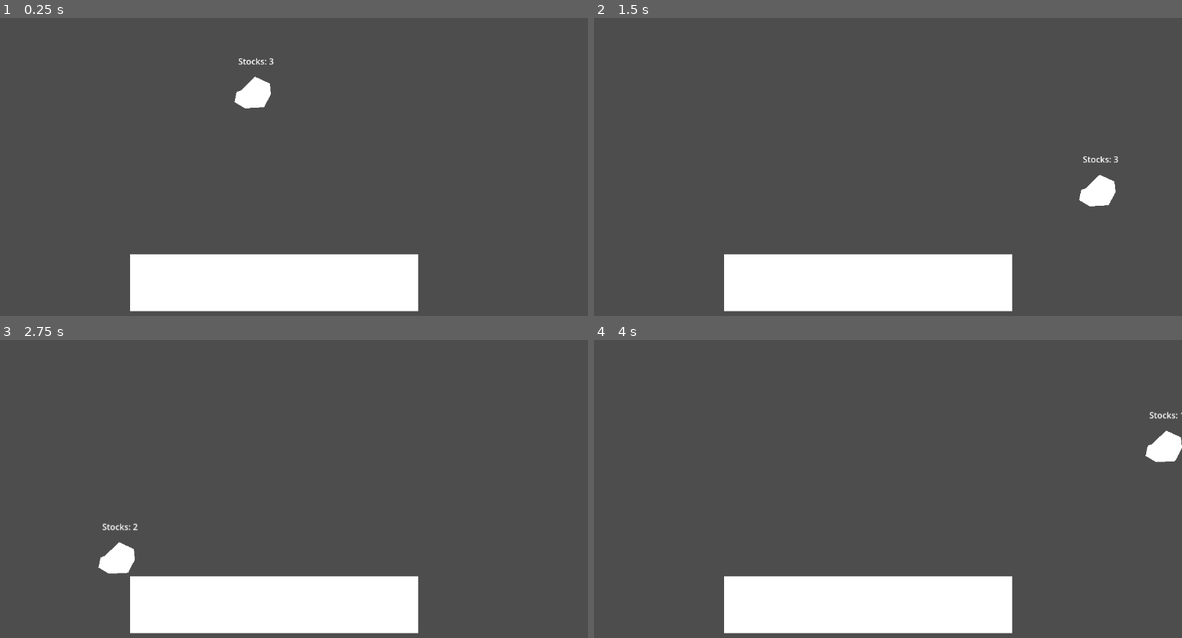
Above: before the commit, frames 1-4 (two rows, left to right).
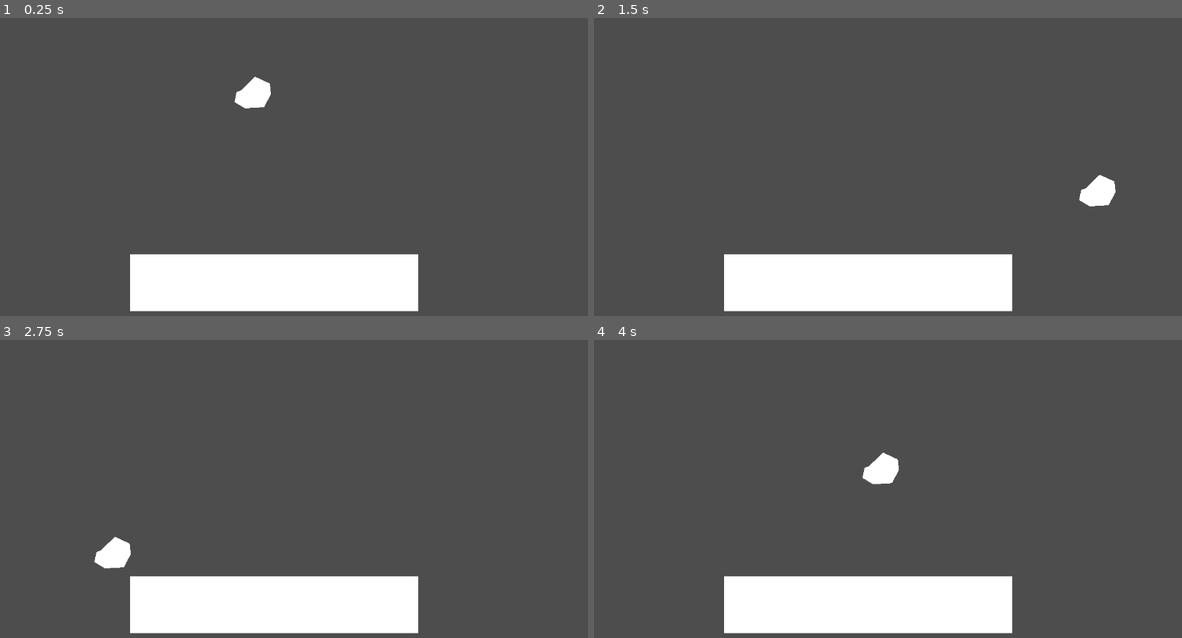
Above: after the commit, the same moments.

Repository: Iteration-Take-3/Godot-Project-Spring2025
Game: Godot game, scene res://main_stage.tscn
Same seed, same stepped clock (60 frames per second), same inputs: the game is played once before the commit and once after it.
Inputs:
- Up to frame 1 (0.25 s): no input
- Up to frame 2 (1.5 s): hold D (Right) from 0.53 s (still down); tap W (Jump) at 0.77 s
- Up to frame 3 (2.75 s): tap W (Jump) at 1.52 s; release D (Right) at 2.03 s; hold A (Left) from 2.03 s (still down)
- Up to frame 4 (4 s): release A (Left) at 2.78 s; hold D (Right) from 2.78 s (still down); tap W (Jump) at 3.02, 3.77 s

The runs differ from the first frame. In frame 1, less than 0.1% of the frame differs, in the area x 40-47%, y 13-16%; in frame 2, less than 0.1%; in frame 3, 0.4%; in frame 4, 1.0%, in the area x 45-100%, y 23-49%.

Commit message:
Bigger screen notifier thingy. SMASH BROS DOES DEATHS DO NOT WORK THIS WAY, THIS SHOULD BE FIXED EVENTUALLY.

Diff:
--- a/spring-game-project-2025/player.tscn
+++ b/spring-game-project-2025/player.tscn
@@ -13,13 +13,15 @@
 polygon = PackedVector2Array(345, 155, 372, 129, 400, 142, 402, 162, 389, 187, 353, 189, 333, 177, 337, 158)
 
 [node name="Collision" type="CollisionShape2D" parent="."]
+visible = false
 shape = SubResource("CircleShape2D_x2q2d")
 
 [node name="VisibleOnScreenNotifier2D" type="VisibleOnScreenNotifier2D" parent="."]
-position = Vector2(1.90735e-06, 1)
-scale = Vector2(1.85, 1)
+position = Vector2(2.27374e-13, 5.96046e-08)
+scale = Vector2(3, 3)
 
 [node name="Label" type="Label" parent="."]
+visible = false
 offset_left = -30.0
 offset_top = -75.0
 offset_right = 29.0
@@ -27,8 +29,10 @@
 text = "Stocks: "
 
 [node name="Area2D" type="Area2D" parent="."]
+visible = false
 
 [node name="Collision" type="CollisionShape2D" parent="Area2D"]
+visible = false
 shape = SubResource("CircleShape2D_x2q2d")
 
 [connection signal="screen_exited" from="VisibleOnScreenNotifier2D" to="." method="_on_visible_on_screen_notifier_2d_screen_exited"]
